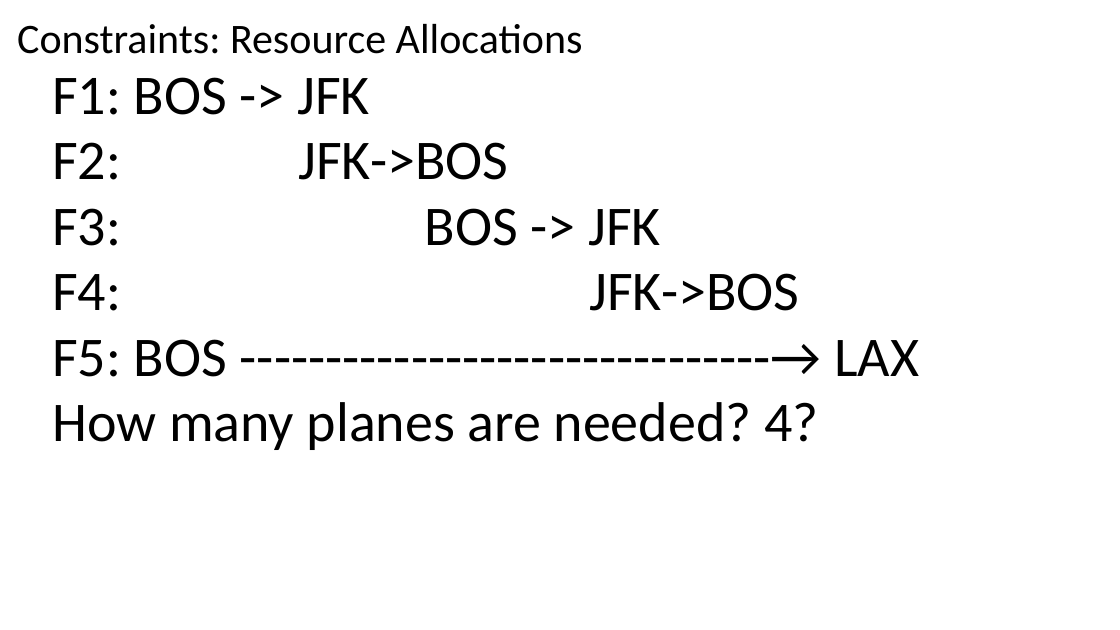
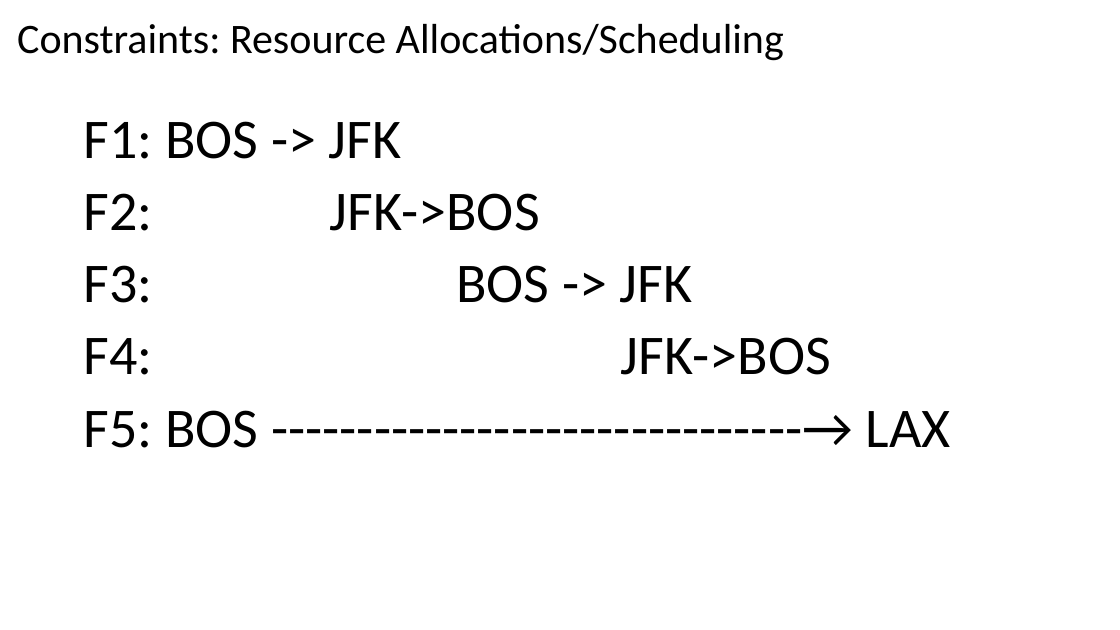
Before and after one commit to renshan2/accesspy, a slide deck: slide 5 of AI-ML-DL/Machine Learning.pptx (slide 42 before the commit). Drawn at 1120x630 pixels with LibreOffice and Linux fonts; fonts in the diff are those of the drawing. Boxes give left, top, right and bottom in pixels: in the first picture for what was removed or moved away, otherwise in the second. Text is boxed around its words. In the diff, an @@ line names an element or a change of style, - is before the commit and + after.

```diff
--- a/AI-ML-DL/Machine Learning.pptx
+++ b/AI-ML-DL/Machine Learning.pptx
@@ text at <box>17,24,784,61</box>: text changed @@
-Constraints: Resource Allocations
+Constraints: Resource Allocations/Scheduling
@@ subtitle "F1: BOS -> JFK": place and size @@
-subtitle "F1: BOS -> JFK" at <box>52,77,919,450</box>
+subtitle "F1: BOS -> JFK" at <box>84,121,951,448</box>
@@ subtitle "F1: BOS -> JFK" at <box>84,121,951,448</box>: line spacing 0.8 to 0.9 @@
@@ subtitle at <box>52,402,818,450</box>: paragraph removed @@
-How many planes are needed? 4?
```
Also in this commit, not shown: 5 other slides changed, 4 slides added, 1 slide removed, 3 other files.
